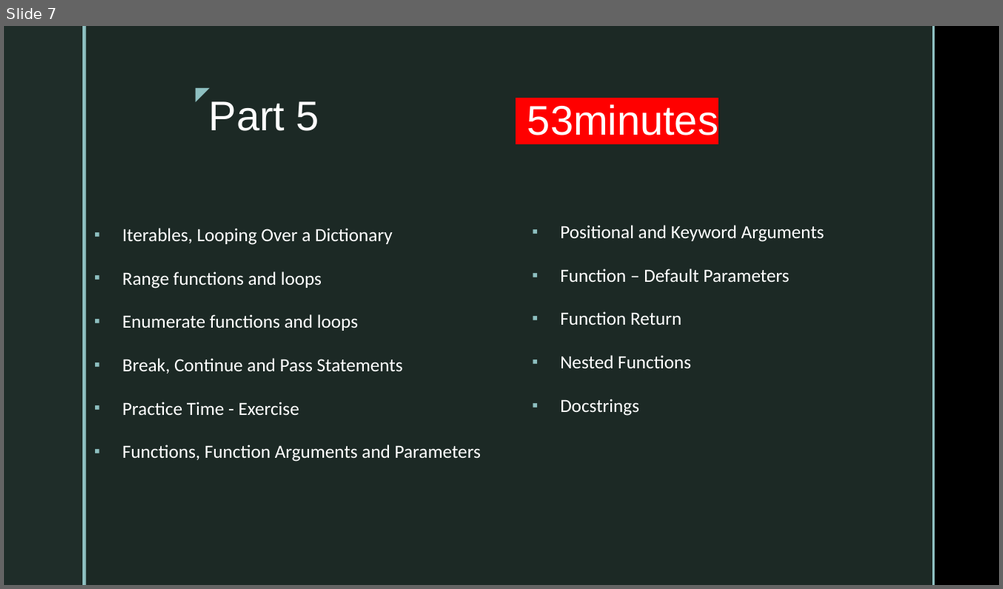
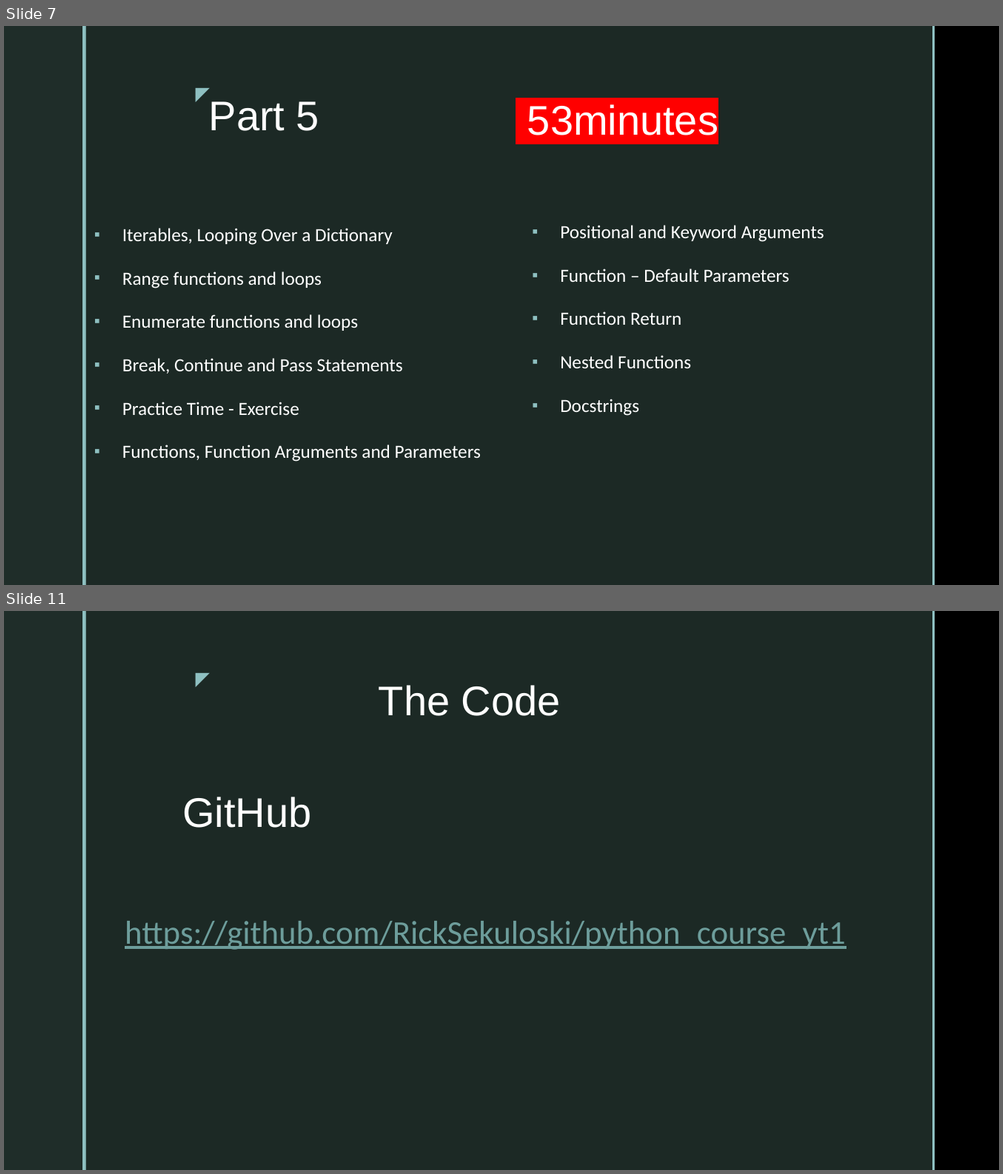
Before and after one commit to RickSekuloski/python_course_yt1, a slide deck: documents/lecture0.pptx. Shown one above the other, each under a label of ours: slide 7 before the commit, slides 7 and 11 after it; the slides between them are not shown. The pictures are 1003x589 and 1003x1174 pixels, drawn with LibreOffice and Linux fonts; fonts in the diff are those of the drawing; background and template pictures are left out. Boxes give left, top, right and bottom in pixels: in the first picture for what was removed or moved away, otherwise in the second. Text is boxed around its words. In the diff, an @@ line names an element or a change of style, - is before the commit and + after.

```diff
--- a/documents/lecture0.pptx
+++ b/documents/lecture0.pptx
@@ slide 11 added at <box>4,611,999,1170</box>, background picture (left out); not listed: 5 template elements that a slide beside it also shows @@
@@ title added at <box>378,685,560,716</box>, 40 pt, text #FFFFFF @@
+The Code
@@ text added at <box>182,797,311,828</box>, 40 pt, text #FFFFFF @@
+GitHub
@@ text added at <box>125,921,845,950</box>, 32 pt, text #6D9D9B, underline @@
+https://github.com/RickSekuloski/python_course_yt1
```
Also in this commit, not shown: 4 slides changed.
